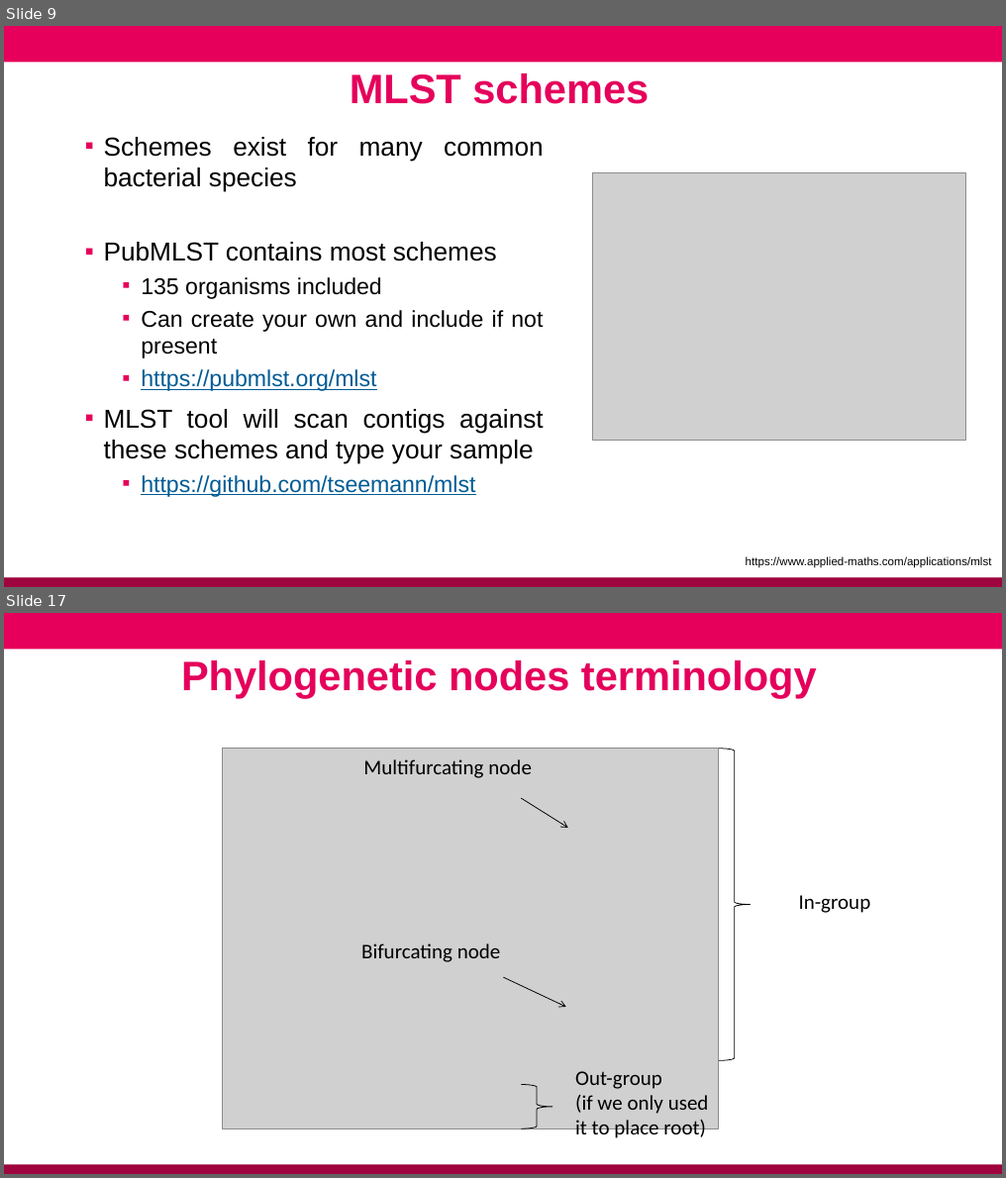
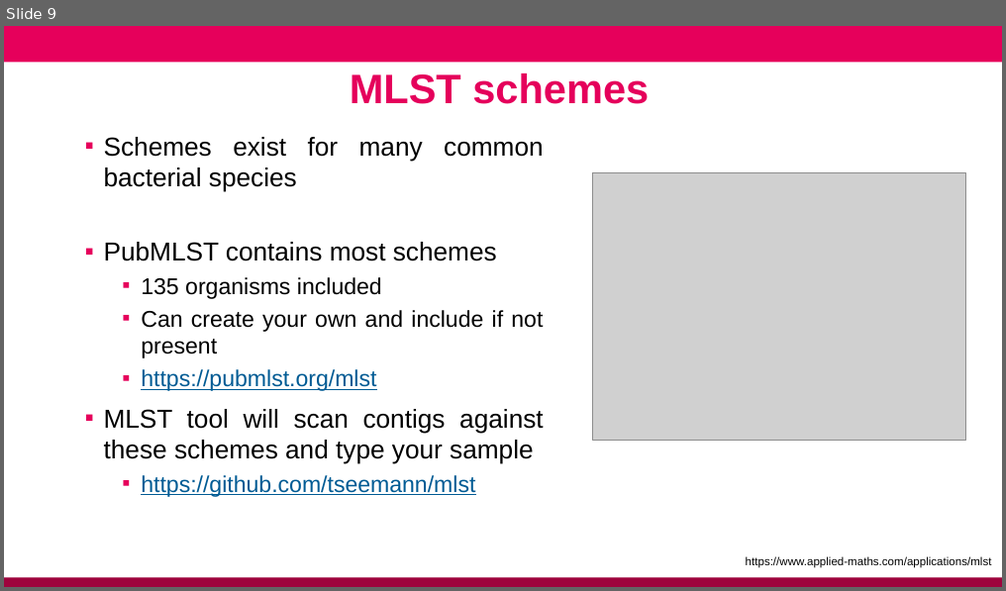
Before and after one commit to conmeehan/conmeehan.github.io, a slide deck: PathogenDataCourse/SlideSets/StrainTypingAndGenEpi.pptx. Shown one above the other, each under a label of ours: slides 9 and 17 before the commit, slide 9 after it; the slides between them are not shown. The pictures are 1006x1178 and 1006x591 pixels, drawn with LibreOffice and Linux fonts; fonts in the diff are those of the drawing; grey boxes stand for pictures; background and template pictures are left out. Boxes give left, top, right and bottom in pixels: in the first picture for what was removed or moved away, otherwise in the second. Text is boxed around its words. In the diff, an @@ line names an element or a change of style, - is before the commit and + after.

```diff
--- a/PathogenDataCourse/SlideSets/StrainTypingAndGenEpi.pptx
+++ b/PathogenDataCourse/SlideSets/StrainTypingAndGenEpi.pptx
@@ slide 17 removed at (x1=4, y1=613, x2=1002, y2=1174), background #FFFFFF; not listed: 2 template elements that a slide beside it also shows @@
@@ text removed at (x1=181, y1=661, x2=817, y2=698) @@
-Phylogenetic nodes terminology
@@ group removed at (x1=223, y1=748, x2=871, y2=1141): 4 texts, 2 right braces, 2 arrows, 1 picture @@
-Multifurcating node
-Bifurcating node
-In-group
-Out-group
-(if we only used
-it to place root)
```
Also in this commit, not shown: 5 slides added, 40 other slides removed, 1 other file.
